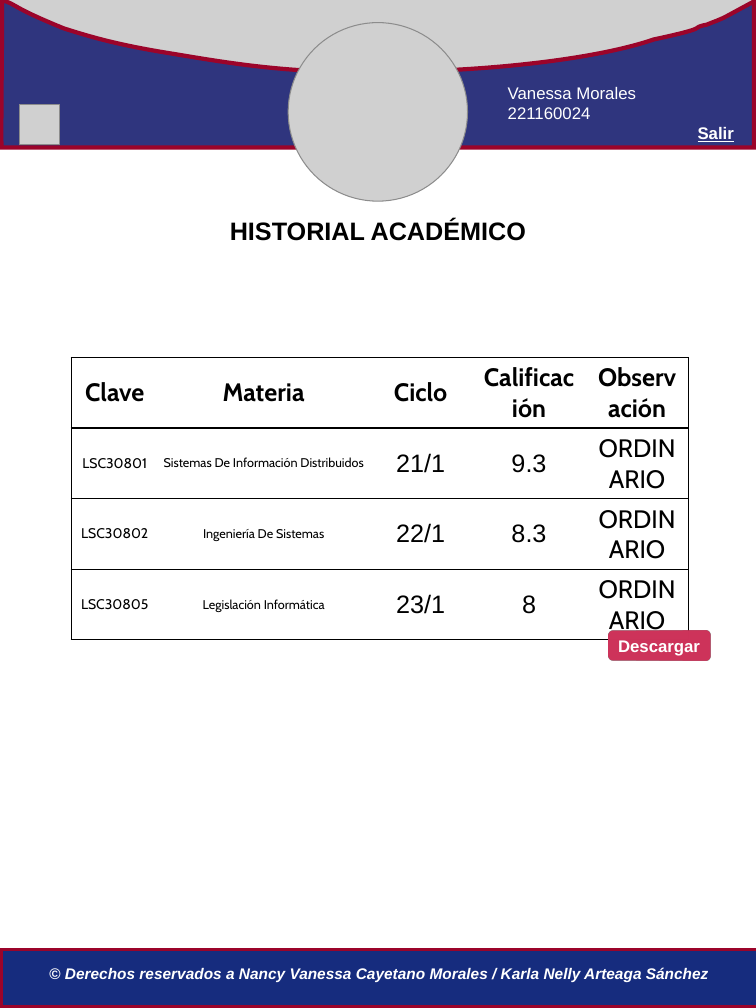
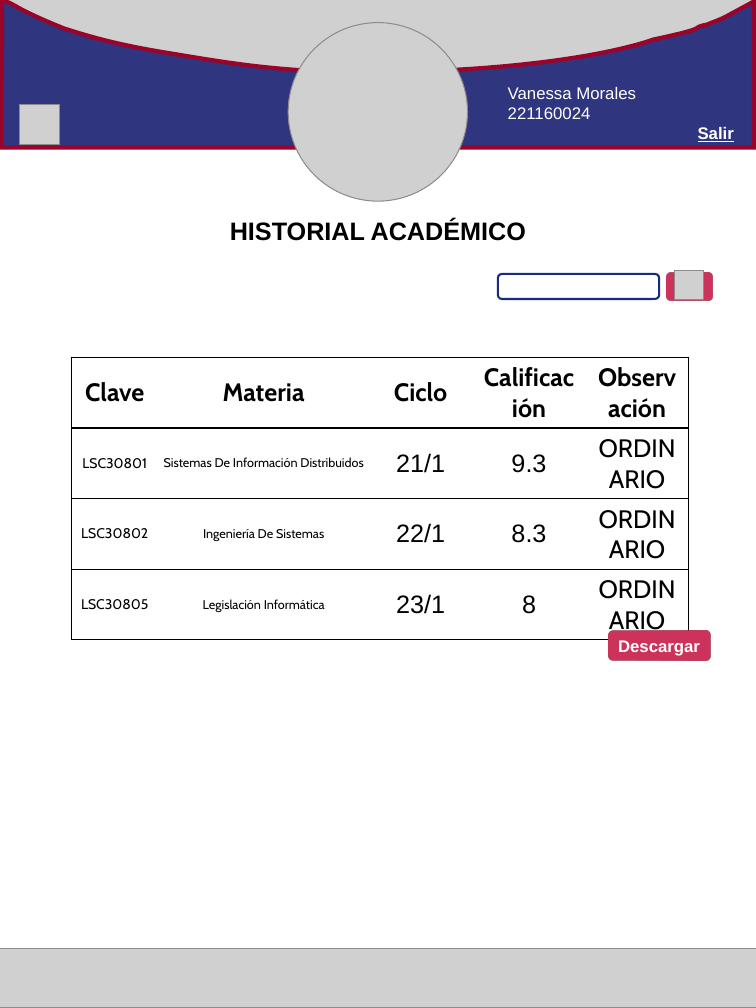
Before and after one commit to IngMiranda/TecnologiasWeb_9, a slide deck: slide 6 of Propuesta-páginas-alumno.pptx (slide 5 before the commit). Drawn at 756x1008 pixels with LibreOffice and Linux fonts; fonts in the diff are those of the drawing; grey boxes stand for pictures. Boxes give left, top, right and bottom in pixels: in the first picture for what was removed or moved away, otherwise in the second. Text is boxed around its words. In the diff, an @@ line names an element or a change of style, - is before the commit and + after.

```diff
--- a/Propuesta-páginas-alumno.pptx
+++ b/Propuesta-páginas-alumno.pptx
@@ rounded rectangle added at (x1=498, y1=274, x2=659, y2=299), fill #FFFFFF, outline #162C7E 1.5 pt @@
@@ rounded rectangle added at (x1=664, y1=272, x2=713, y2=300), fill #9B042A, outline #2F357E 2.25 pt @@
@@ picture added at (x1=674, y1=271, x2=703, y2=299) @@
@@ picture added at (x1=0, y1=949, x2=756, y2=1008) @@
@@ rectangle removed at (x1=1, y1=950, x2=756, y2=1007) @@
@@ text removed at (x1=65, y1=967, x2=709, y2=982) @@
-© Derechos reservados a Nancy Vanessa Cayetano Morales / Karla Nelly Arteaga Sánchez
```
Also in this commit, not shown: 6 other slides changed, 5 slides added.
